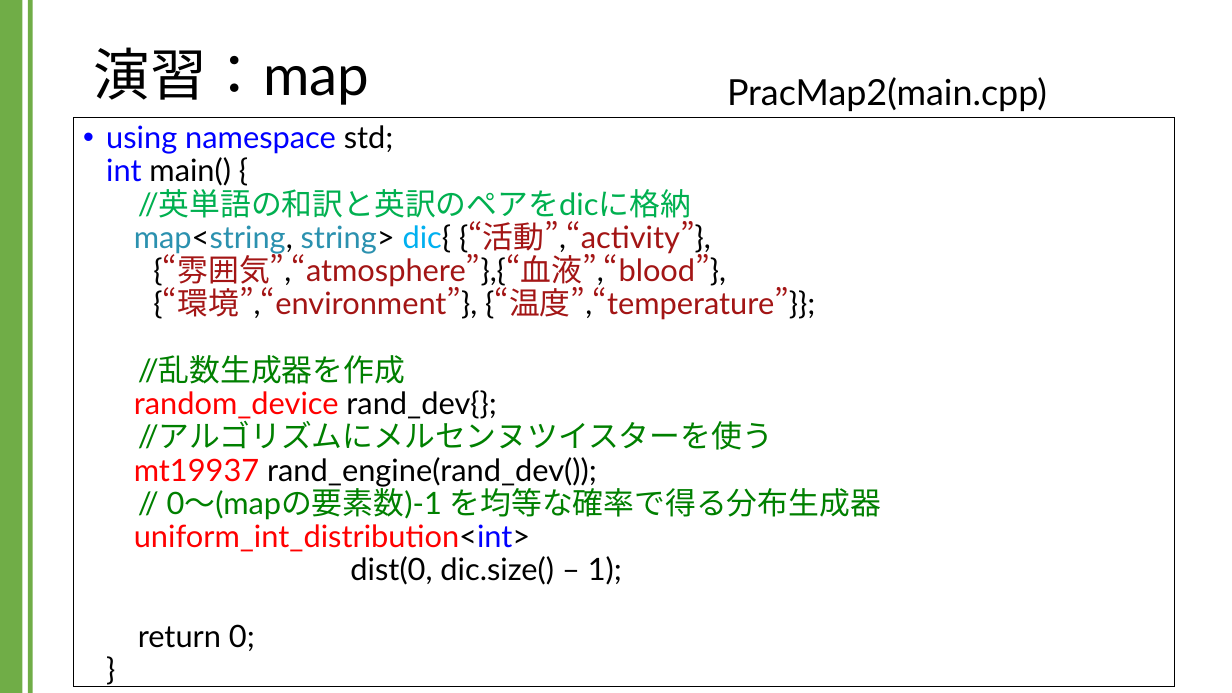
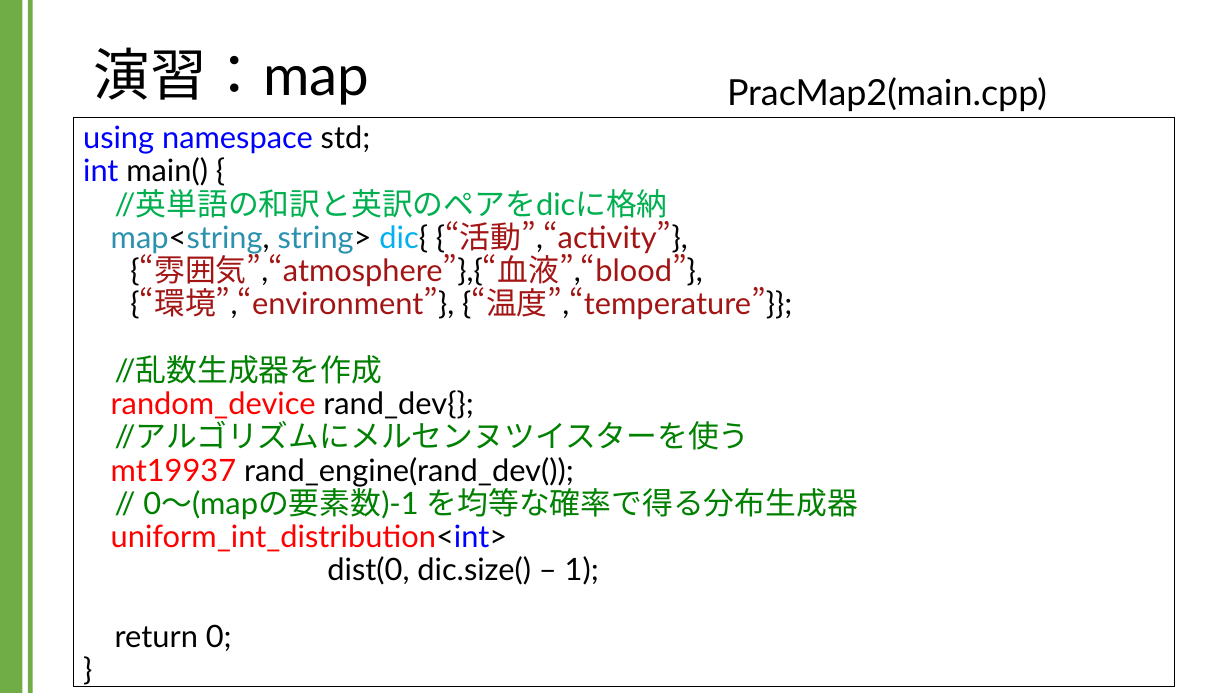
Before and after one commit to kic-murata/cpp2024, a slide deck: slide 18 of 授業資料/演習課題：map.pptx. Drawn at 1232x693 pixels with LibreOffice and Linux fonts; fonts in the diff are those of the drawing. Boxes give left, top, right and bottom in pixels: in the first picture for what was removed or moved away, otherwise in the second. Text is boxed around its words. In the diff, an @@ line names an element or a change of style, - is before the commit and + after.

```diff
--- a/授業資料/演習課題：map.pptx
+++ b/授業資料/演習課題：map.pptx
@@ text "using namespace std; int main() ..." at box(74, 117, 1175, 686): bullet • to none @@
```
Also in this commit, not shown: 1 other slide changed, 2 slides added, 1 other file.
